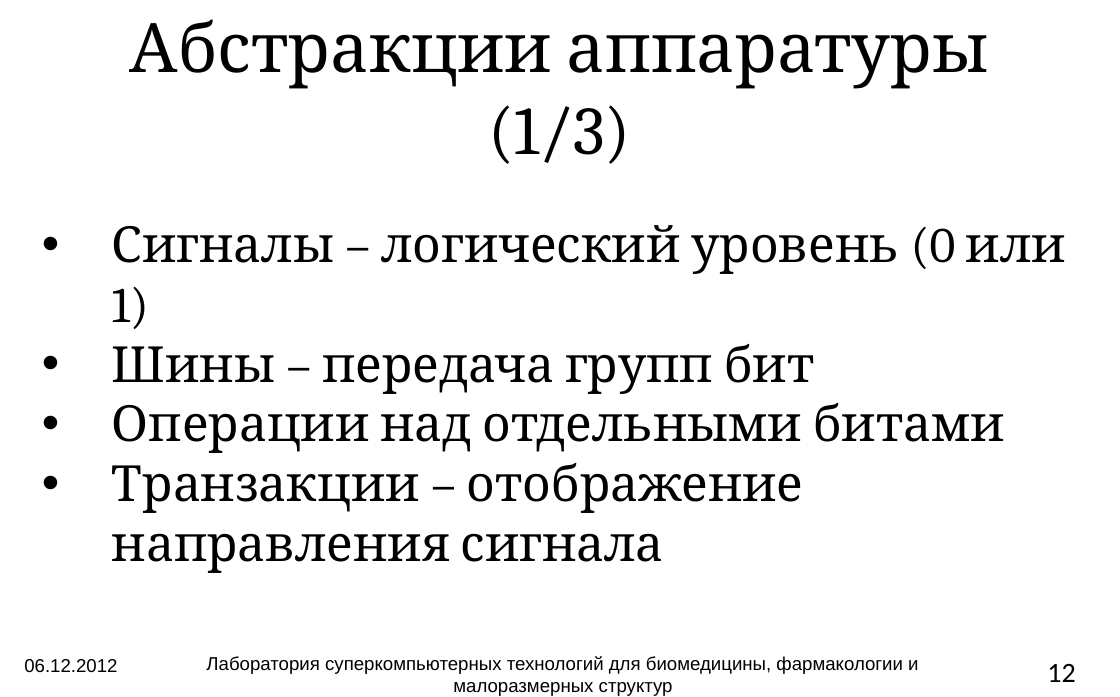
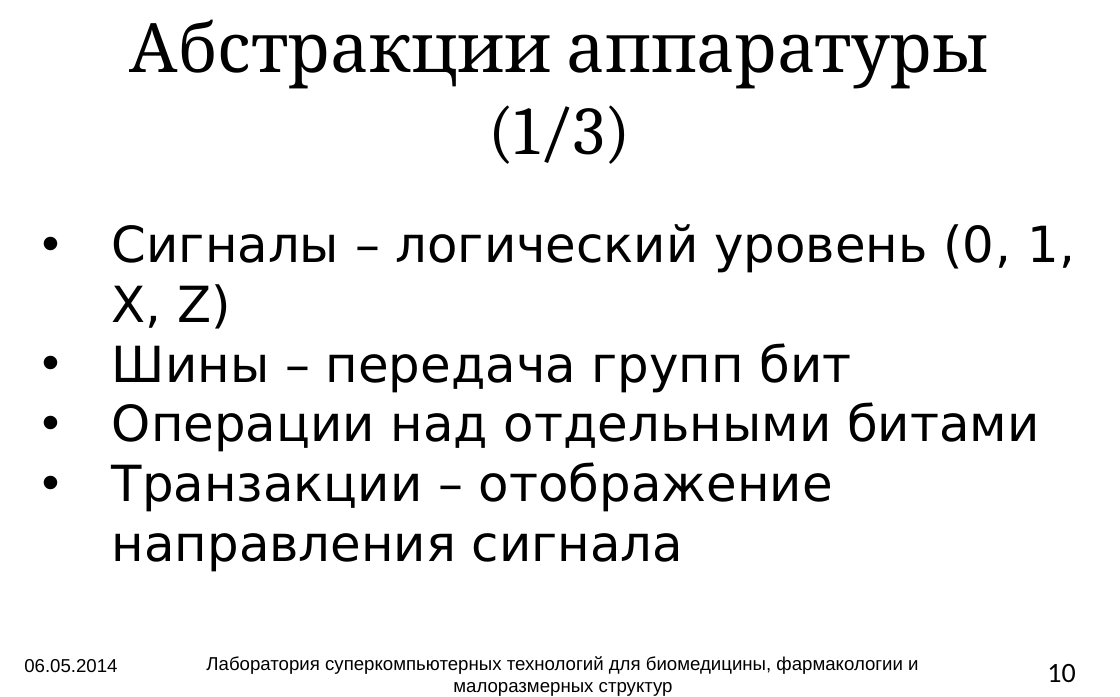
Before and after one commit to atakua/simlectures-archive, a slide deck: slide 10 of lecture12-languages/lecture12-languages.pptx (slide 12 before the commit). Drawn at 1120x697 pixels with LibreOffice and Linux fonts; fonts in the diff are those of the drawing; background and template pictures are left out. Boxes give left, top, right and bottom in pixels: in the first picture for what was removed or moved away, otherwise in the second. Text is boxed around its words. In the diff, an @@ line names an element or a change of style, - is before the commit and + after.

```diff
--- a/lecture12-languages/lecture12-languages.pptx
+++ b/lecture12-languages/lecture12-languages.pptx
@@ text at (112, 224, 1075, 329): text changed; font Cambria to DejaVu Sans @@
-• Сигналы – логический уровень (0 или 1)
+• Сигналы – логический уровень (0, 1, X, Z)
@@ text at (112, 343, 1039, 572): font Cambria to DejaVu Sans in "Шины – передача групп бит", "Операции над отдельными битами", "Транзакции – отображение направления сигнала" @@
@@ text at (24, 659, 117, 673): text changed @@
-06.12.2012
+06.05.2014
@@ page number at (1047, 664, 1075, 683): text changed @@
-12
+10
```
Also in this commit, not shown: 18 other slides changed, 1 slide removed, 1 other file.
